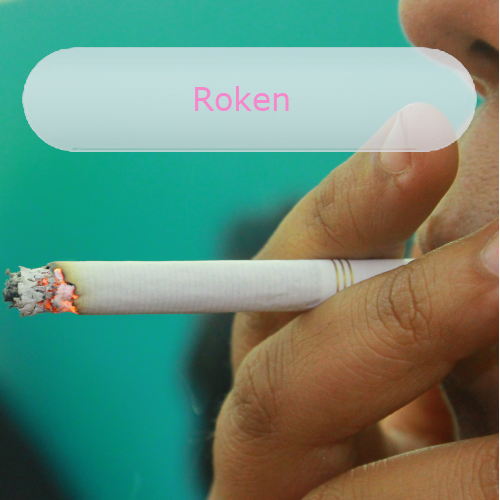
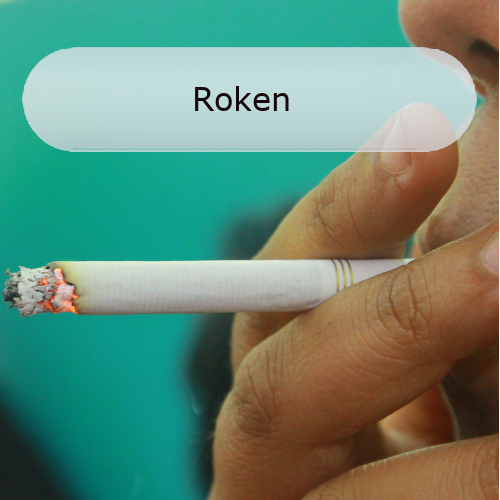
Before/after of a w=500, h=500 layered artwork. What changed in the layer stack:
painted on "Roken" over <box>195,86,289,111</box>
